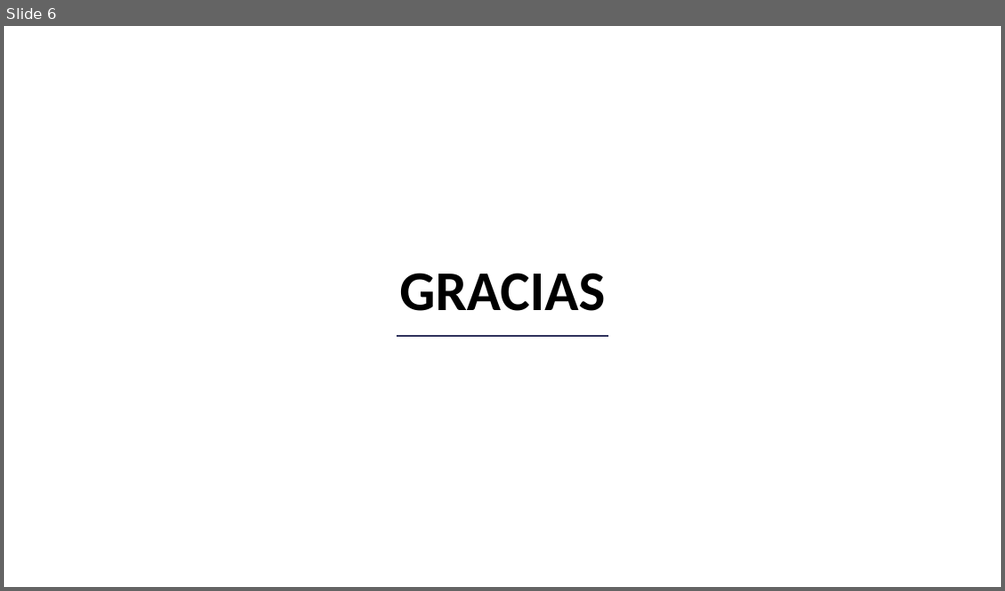
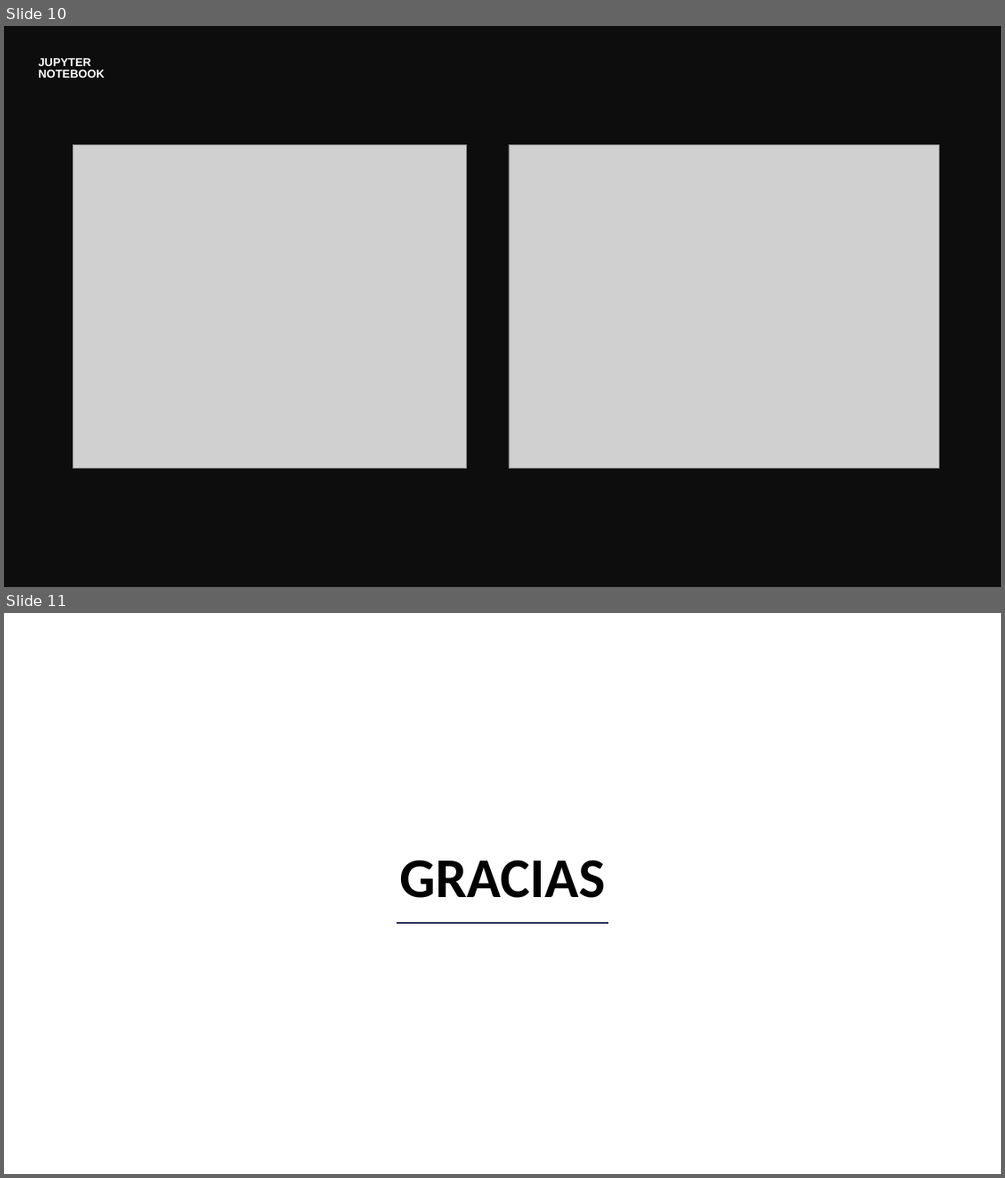
Before and after one commit to panxolopez/proyecto_mineria, a slide deck: Presentacion_2.pptx. Shown one above the other, each under a label of ours: slide 6 before the commit, slides 10 and 11 after it. The pictures are 1005x591 and 1005x1178 pixels, drawn with LibreOffice and Linux fonts; fonts in the diff are those of the drawing; grey boxes stand for pictures; background and template pictures are left out. Boxes give left, top, right and bottom in pixels: in the first picture for what was removed or moved away, otherwise in the second. Text is boxed around its words. In the diff, an @@ line names an element or a change of style, - is before the commit and + after.

```diff
--- a/Presentacion_2.pptx
+++ b/Presentacion_2.pptx
@@ slide 10 added at bbox=[4, 26, 1001, 587], background #FFFFFF @@
@@ rectangle added at bbox=[4, 26, 1001, 587], fill #0D0D0D @@
@@ title added at bbox=[39, 58, 105, 78], 11 pt, text #FFFFFF, bold @@
+JUPYTER NOTEBOOK
@@ picture added at bbox=[73, 145, 467, 468] @@
@@ line added from (409, 145) to (87, 145), #ED7D31 1 pt @@
@@ picture added at bbox=[509, 145, 938, 468] @@
@@ line added from (409, 468) to (87, 468), #ED7D31 1 pt @@
@@ what was slide 6 is now slide 11 @@
```
Also in this commit, not shown: 3 slides changed, 5 other slides added, 1 slide removed, 1 other file.
